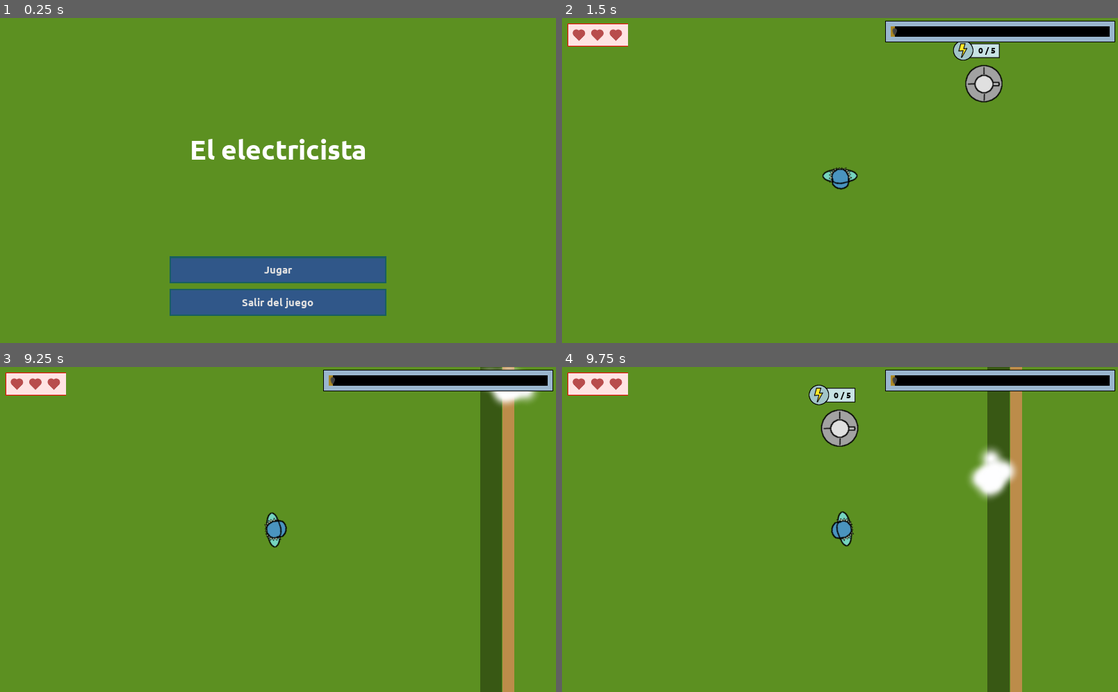
Above: before the commit, frames 1-4 (two rows, left to right).
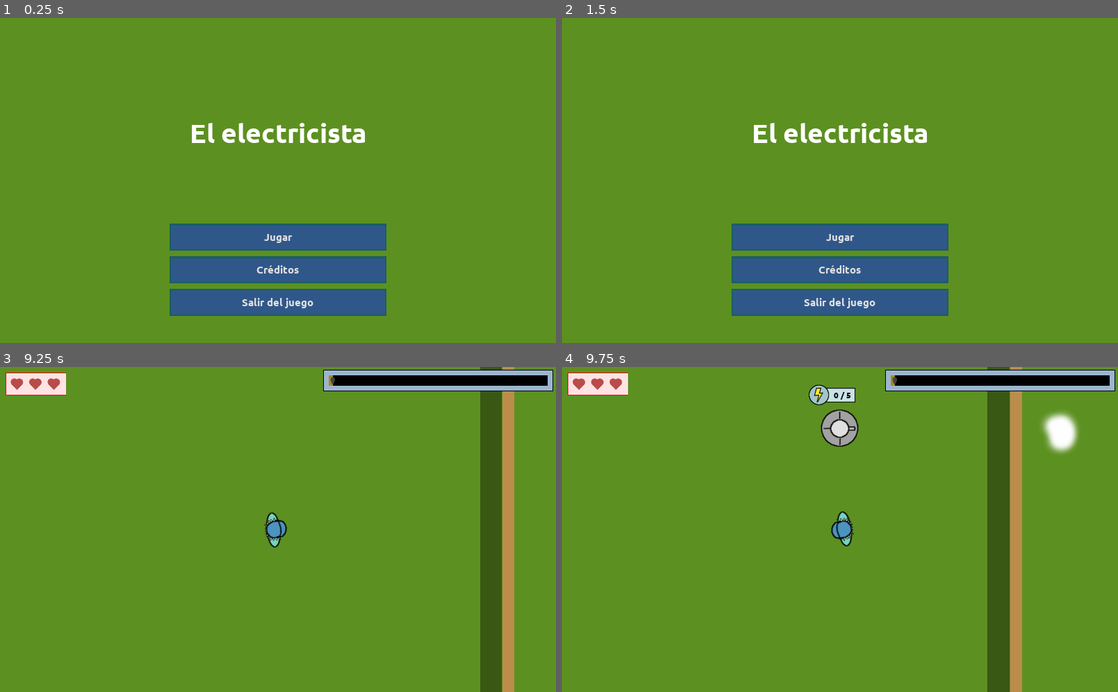
Above: after the commit, the same moments.

Repository: moisesjbc/spain-game-dev-jam-3
Game: Godot game, scene res://menus/main_menu/main_menu.tscn
The game is run twice, just before and just after one commit, with the same random seed, the same clock (stepped at 60 frames per second) and the same inputs. The engine's default icon, where the game draws it, is replaced by a stand-in: a white triangle on a blue panel in a dark square.
Inputs (mouse positions are in pixels of both pictures, inside the frame that each line leads up to):
- Up to frame 1 (0.25 s): no input
- Up to frame 2 (1.5 s): click (840, 271) at 0.5 s, where only the run after the commit has a clickable "Créditos"; click (840, 323) at 1.25 s, where only the run after the commit has a clickable "Volver al menú principal"
- Up to frame 3 (9.25 s): click (278, 588) at 2 s, where only the run after the commit has a clickable "Jugar"; tap Enter at 2.75, 5 s; move the mouse to (400, 513) at 2.77 s; hold Right (ui_right) 2.78-3.53 s; move the mouse to (166, 545) at 3.52 s; hold Down (ui_down) 3.53-4.28 s; tap Space at 4.25 s; move the mouse to (333, 458) at 4.27 s; hold Right (ui_right) 4.28-5.03 s; move the mouse to (250, 594) at 5.02 s; hold Up (ui_up) 5.03-5.78 s; move the mouse to (444, 578) at 5.77 s; hold Left (ui_left) 5.78-7.28 s; move the mouse to (111, 480) at 6.52 s; move the mouse to (305, 529) at 7.27 s; hold Down (ui_down) 7.28-8.03 s; move the mouse to (194, 448) at 8.02 s; hold Right (ui_right) 8.03-8.78 s; move the mouse to (400, 513) at 8.77 s; hold Up (ui_up) from 8.78 s (still down)
- Up to frame 4 (9.75 s): move the mouse to (728, 545) at 9.52 s; release Up (ui_up) at 9.53 s; hold Right (ui_right) from 9.53 s (still down)

The runs differ from the first frame. In frame 1, 5.1% of the frame differs, in the area x 30-70%, y 32-80%; in frame 2, 15%, in the area x 1-100%, y 0-92%; in frame 3, 0.4%; in frame 4, 1.6%.

Commit message:
Añade menú de créditos

Diff:
--- /dev/null
+++ b/godot-project/menus/credits_menu/credits_menu.gd
@@ -0,0 +1,9 @@
+extends Control
+
+
+func _on_return_to_main_menu_button_pressed():
+	Utils.change_scene("res://menus/main_menu/main_menu.tscn")
+
+
+func _on_credits_text_meta_clicked(meta):
+	OS.shell_open(meta)
--- /dev/null
+++ b/godot-project/menus/credits_menu/credits_menu.tscn
@@ -0,0 +1,129 @@
+[gd_scene load_steps=6 format=2]
+
+[ext_resource path="res://fonts/ubuntu/Ubuntu-B.ttf" type="DynamicFontData" id=1]
+[ext_resource path="res://gui/menu_button/menu_button.tscn" type="PackedScene" id=2]
+[ext_resource path="res://menus/credits_menu/credits_menu.gd" type="Script" id=3]
+
+[sub_resource type="StyleBoxFlat" id=2]
+bg_color = Color( 0.188235, 0.341176, 0.537255, 1 )
+
+[sub_resource type="DynamicFont" id=1]
+size = 20
+font_data = ExtResource( 1 )
+
+[node name="credits_menu" type="Control"]
+anchor_right = 1.0
+anchor_bottom = 1.0
+script = ExtResource( 3 )
+__meta__ = {
+"_edit_use_anchors_": false
+}
+
+[node name="center_container" type="CenterContainer" parent="."]
+anchor_right = 1.0
+anchor_bottom = 1.0
+margin_left = 1.33484
+margin_right = 1.33484
+__meta__ = {
+"_edit_use_anchors_": false
+}
+
+[node name="vbox_container" type="VBoxContainer" parent="center_container"]
+margin_left = 62.0
+margin_top = 8.0
+margin_right = 962.0
+margin_bottom = 592.0
+custom_constants/separation = 10
+
+[node name="title" type="Label" parent="center_container/vbox_container"]
+margin_right = 900.0
+margin_bottom = 14.0
+
+[node name="panel" type="Panel" parent="center_container/vbox_container"]
+margin_top = 24.0
+margin_right = 900.0
+margin_bottom = 524.0
+rect_min_size = Vector2( 900, 500 )
+custom_styles/panel = SubResource( 2 )
+
+[node name="credits_text" type="RichTextLabel" parent="center_container/vbox_container/panel"]
+anchor_right = 1.0
+anchor_bottom = 1.0
+custom_fonts/normal_font = SubResource( 1 )
+bbcode_enabled = true
+bbcode_text = "[center]
+[color=#FFB563]Idea y diseño[/color]
+[color=white]Moisés J. Bonilla Caraballo (moisesjbc) - [url=https://moisesjose.com]https://moisesjose.com[/url][/color]
+
+[center]
+[color=#FFB563]Programación[/color]
+[color=white]Moisés J. Bonilla Caraballo (moisesjbc) - [url=https://moisesjose.com]https://moisesjose.com[/url][/color]
+[color=white]Licencia: [url=https://www.gnu.org/licenses/gpl-3.0.html]GPL v3[/url][/color]
+
+[center]
+[color=#FFB563]Arte[/color]
+[color=white]Moisés J. Bonilla Caraballo (moisesjbc) - [url=https://moisesjose.com]https://moisesjose.com[/url][/color]
+[color=white]Licencia:  [url=http://creativecommons.org/licenses/by-nc-sa/4.0/]Attribution-NonCommercial-ShareAlike 4.0 International[/url][/color]
+
+
+[color=#FFB563]Fuentes[/color]
+[color=white]Ubuntu font - [url=https://design.ubuntu.com/font/]https://design.ubuntu.com/font/[/url][/color]
+
+
+[color=#FFB563]Software[/color]
+[color=white]Godot engine - [url=https://godotengine.org/]https://godotengine.org/[/url]
+Gimp - [url=https://www.gimp.org/]https://www.gimp.org/[/url]
+[/color]
+
+
+[color=#FFB563]Agradecimientos[/color]
+A los organizadores de la Spain Game Devs Jam III - [url=https://itch.io/jam/spain-game-devs-jam-iii]https://itch.io/jam/spain-game-devs-jam-iii[/url]
+
+
+[color=#FFB563]Hecho para la  Spain Game Devs Jam III - [url=https://itch.io/jam/spain-game-devs-jam-iii]https://itch.io/jam/spain-game-devs-jam-iii[/url]
+(Tema: \"Unión\")
+[/color][/center]"
+text = "
+Idea y diseño
+Moisés J. Bonilla Caraballo (moisesjbc) - https://moisesjose.com
+
+
+Programación
+Moisés J. Bonilla Caraballo (moisesjbc) - https://moisesjose.com
+Licencia: GPL v3
+
+
+Arte
+Moisés J. Bonilla Caraballo (moisesjbc) - https://moisesjose.com
+Licencia:  Attribution-NonCommercial-ShareAlike 4.0 International
+
+
+Fuentes
+Ubuntu font - https://design.ubuntu.com/font/
+
+
+Software
+Godot engine - https://godotengine.org/
+Gimp - https://www.gimp.org/
+
+
+
+Agradecimientos
+A los organizadores de la Spain Game Devs Jam III - https://itch.io/jam/spain-game-devs-jam-iii
+
+
+Hecho para la  Spain Game Devs Jam III - https://itch.io/jam/spain-game-devs-jam-iii
+(Tema: \"Unión\")
+"
+__meta__ = {
+"_edit_use_anchors_": false
+}
+
+[node name="return_to_main_menu_button" parent="center_container/vbox_container" instance=ExtResource( 2 )]
+margin_left = 0.0
+margin_top = 534.0
+margin_right = 900.0
+margin_bottom = 584.0
+text = "Volver al menú principal"
+[connection signal="meta_clicked" from="center_container/vbox_container/panel/credits_text" to="." method="_on_credits_text_meta_clicked"]
+[connection signal="pressed" from="center_container/vbox_container/return_to_main_menu_button" to="." method="_on_return_to_main_menu_button_pressed"]
--- a/godot-project/menus/main_menu/main_menu.gd
+++ b/godot-project/menus/main_menu/main_menu.gd
@@ -11,3 +11,7 @@
 
 func _on_exit_button_pressed():
 	get_tree().quit()
+
+
+func _on_credits_menu_pressed():
+	Utils.change_scene("res://menus/credits_menu/credits_menu.tscn")
--- a/godot-project/menus/main_menu/main_menu.tscn
+++ b/godot-project/menus/main_menu/main_menu.tscn
@@ -31,9 +31,9 @@
 rect_min_size = Vector2( 400, 500 )
 
 [node name="title" type="Label" parent="center_container/vbox_container"]
-margin_top = 164.0
+margin_top = 134.0
 margin_right = 400.0
-margin_bottom = 221.0
+margin_bottom = 191.0
 size_flags_vertical = 6
 custom_fonts/font = SubResource( 1 )
 text = "El electricista"
@@ -41,7 +41,7 @@
 valign = 1
 
 [node name="buttons_container" type="VBoxContainer" parent="center_container/vbox_container"]
-margin_top = 390.0
+margin_top = 330.0
 margin_right = 400.0
 margin_bottom = 500.0
 custom_constants/separation = 10
@@ -52,11 +52,19 @@
 margin_bottom = 50.0
 text = "Jugar"
 
-[node name="exit_button" parent="center_container/vbox_container/buttons_container" instance=ExtResource( 2 )]
+[node name="credits_menu" parent="center_container/vbox_container/buttons_container" instance=ExtResource( 2 )]
 margin_left = 0.0
 margin_top = 60.0
 margin_right = 400.0
 margin_bottom = 110.0
+text = "Créditos"
+
+[node name="exit_button" parent="center_container/vbox_container/buttons_container" instance=ExtResource( 2 )]
+margin_left = 0.0
+margin_top = 120.0
+margin_right = 400.0
+margin_bottom = 170.0
 text = "Salir del juego"
 [connection signal="pressed" from="center_container/vbox_container/buttons_container/plain_button" to="." method="_on_plain_button_pressed"]
+[connection signal="pressed" from="center_container/vbox_container/buttons_container/credits_menu" to="." method="_on_credits_menu_pressed"]
 [connection signal="pressed" from="center_container/vbox_container/buttons_container/exit_button" to="." method="_on_exit_button_pressed"]
